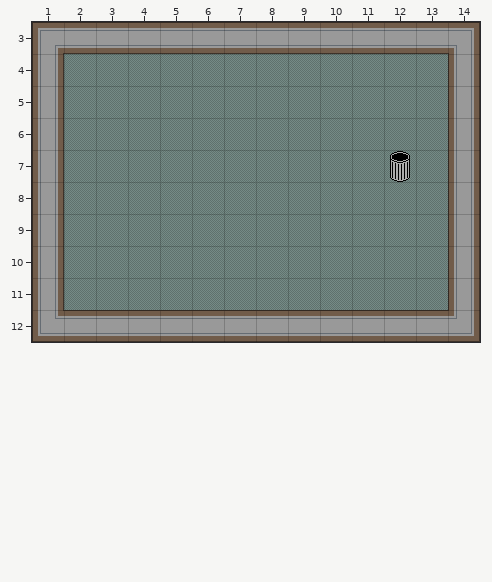
Level history. Tiled map: core/assets/Maps/Official Maps/supereasymap.tmx. The first picture shows the starting point.
Cells are 32x32 px. Shown: x 1..14, y 3..12.
The result:
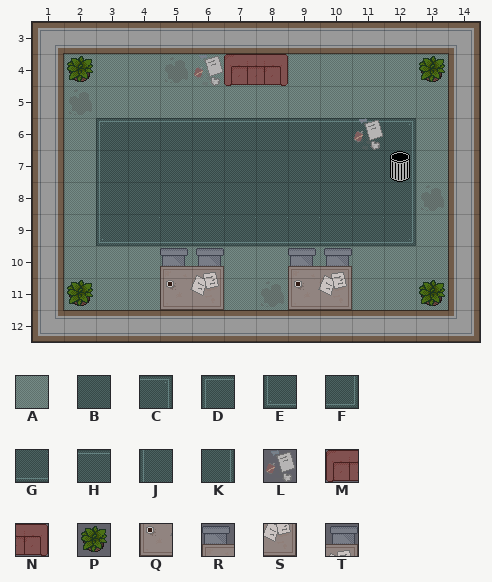
Key: from "oltile": A 16; from "rugs": B 0, C 1, D 2, E 3, F 4, G 5, H 6, J 7, K 8, L 24, M 26, N 27, P 30, Q 35, R 36, S 37, T 38.
_ is an empty cell.
Changes in this commit:
Layer "Tile Layer 1":
y 6: x 3..12 AAAAAAAAAA -> DHHHHHHHHC
y 7..8: x 3..12 AAAAAAAAAA -> JBBBBBBBBK
y 9: x 3..12 AAAAAAAAAA -> EGGGGGGGGF
Layer "Tile Layer 2":
y 4: x 2 _ -> P; x 6..8 ___ -> LMN; x 13 _ -> P
y 6: x 11 _ -> L
y 10: x 5..6 __ -> RT; x 9..10 __ -> RT
y 11: x 2 _ -> P; x 5..6 __ -> QS; x 9..10 __ -> QS; x 13 _ -> P
